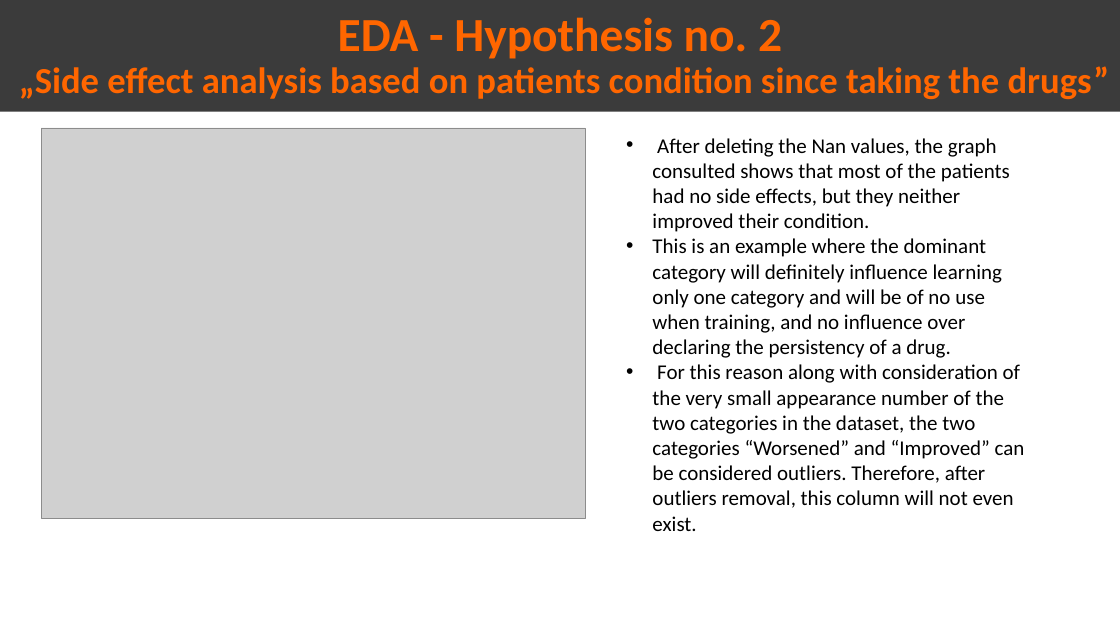
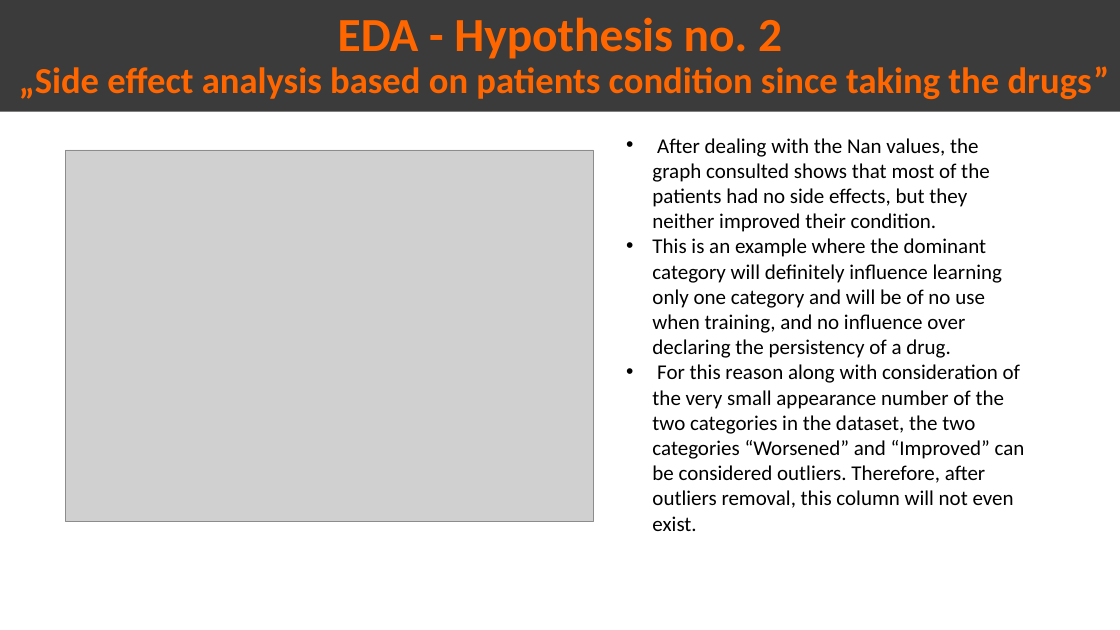
Before and after one commit to Omar-Safwat/HealthCare_project, a slide deck: slide 9 of Week_11/Presentation_EDA.pptx. Drawn at 1120x630 pixels with LibreOffice and Linux fonts; fonts in the diff are those of the drawing; grey boxes stand for pictures. Boxes give left, top, right and bottom in pixels: in the first picture for what was removed or moved away, otherwise in the second. Text is boxed around its words. In the diff, an @@ line names an element or a change of style, - is before the commit and + after.

```diff
--- a/Week_11/Presentation_EDA.pptx
+++ b/Week_11/Presentation_EDA.pptx
@@ text at (652,138,989,232): text changed @@
-• After deleting the Nan values, the graph consulted shows that most of the patients had no side effects, but they neither improved their condition.
+• After dealing with the Nan values, the graph consulted shows that most of the patients had no side effects, but they neither improved their condition.
@@ picture: place and size @@
-picture at (41,128,586,518)
+picture at (66,150,593,522)
```
Also in this commit, not shown: 3 other slides changed.
